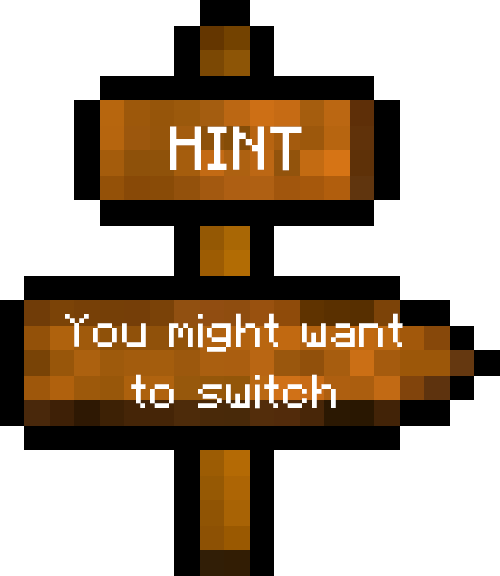
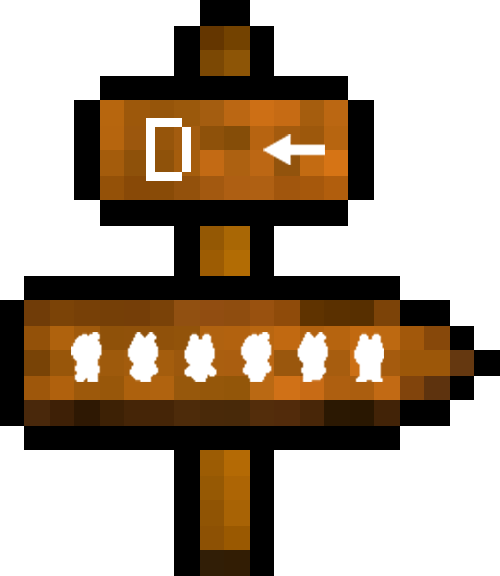
Layered file, before and after one edit (500 × 576). Changes by layer:
removed layer "You might want to switch" over left=65, top=313, right=403, bottom=409
added layer "Arrow" above "Pink_Monster_Walk_6" over left=263, top=134, right=325, bottom=165
added layer "Pink_Monster_Walk_6" above "D" over left=71, top=332, right=384, bottom=382
renamed "HINT" to "D", painted on it over left=146, top=118, right=302, bottom=181
painted on "Layer 2" over left=348, top=76, right=400, bottom=226
